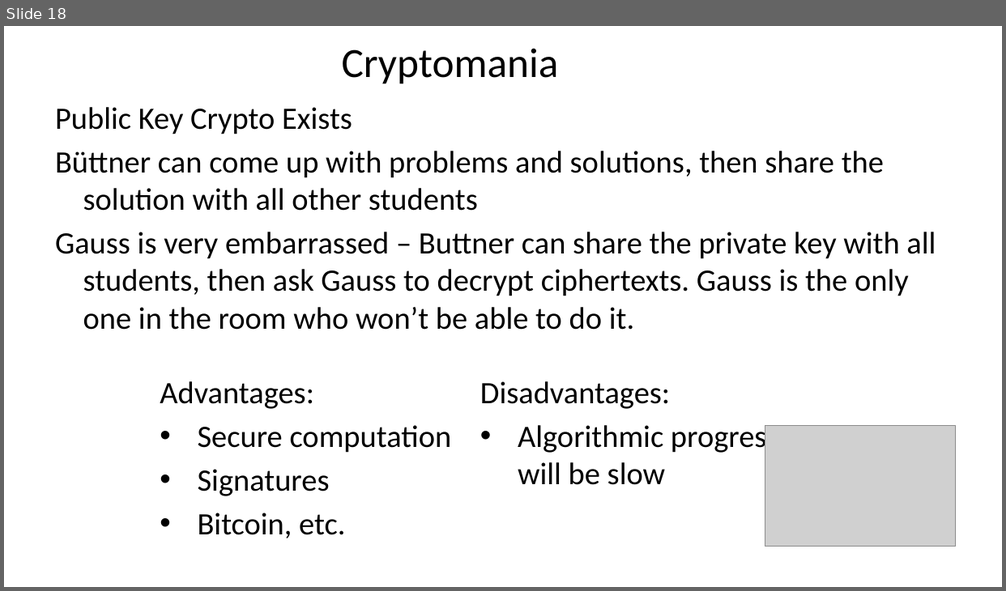
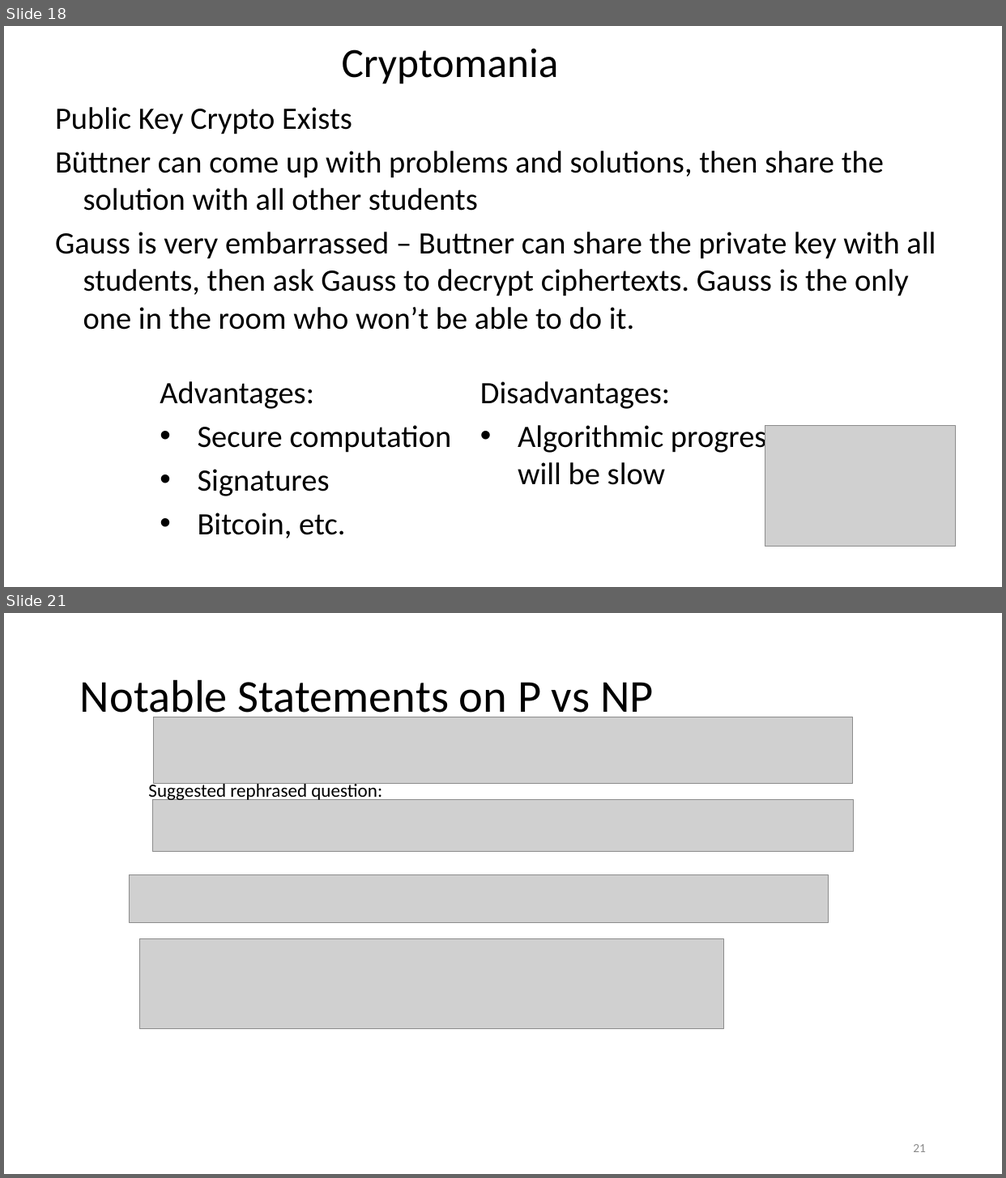
Before and after one commit to natebrunelle/cse332, a slide deck: markdown/files/slides/lecture27_fiveworlds.pptx. Shown one above the other, each under a label of ours: slide 18 before the commit, slides 18 and 21 after it; the slides between them are not shown. The pictures are 1006x591 and 1006x1178 pixels, drawn with LibreOffice and Linux fonts; fonts in the diff are those of the drawing; grey boxes stand for pictures. Boxes give left, top, right and bottom in pixels: in the first picture for what was removed or moved away, otherwise in the second. Text is boxed around its words. In the diff, an @@ line names an element or a change of style, - is before the commit and + after.

```diff
--- a/markdown/files/slides/lecture27_fiveworlds.pptx
+++ b/markdown/files/slides/lecture27_fiveworlds.pptx
@@ slide 21 added at [4, 613, 1002, 1174], background #FFFFFF @@
@@ title added at [80, 679, 654, 722], 44 pt, text #000000 @@
+Notable Statements on P vs NP
@@ picture added at [154, 717, 852, 785] @@
@@ text added at [148, 781, 382, 803], 18 pt, text #000000 @@
+Suggested rephrased question:
@@ picture added at [153, 800, 853, 852] @@
@@ picture added at [129, 875, 829, 923] @@
@@ picture added at [139, 939, 723, 1029] @@
@@ page number added at [913, 1144, 926, 1152], 12 pt, text #8C8C8C @@
+21
```
Also in this commit, not shown: 13 slides changed, 1 other slide added, 1 slide removed, 7 other files.
